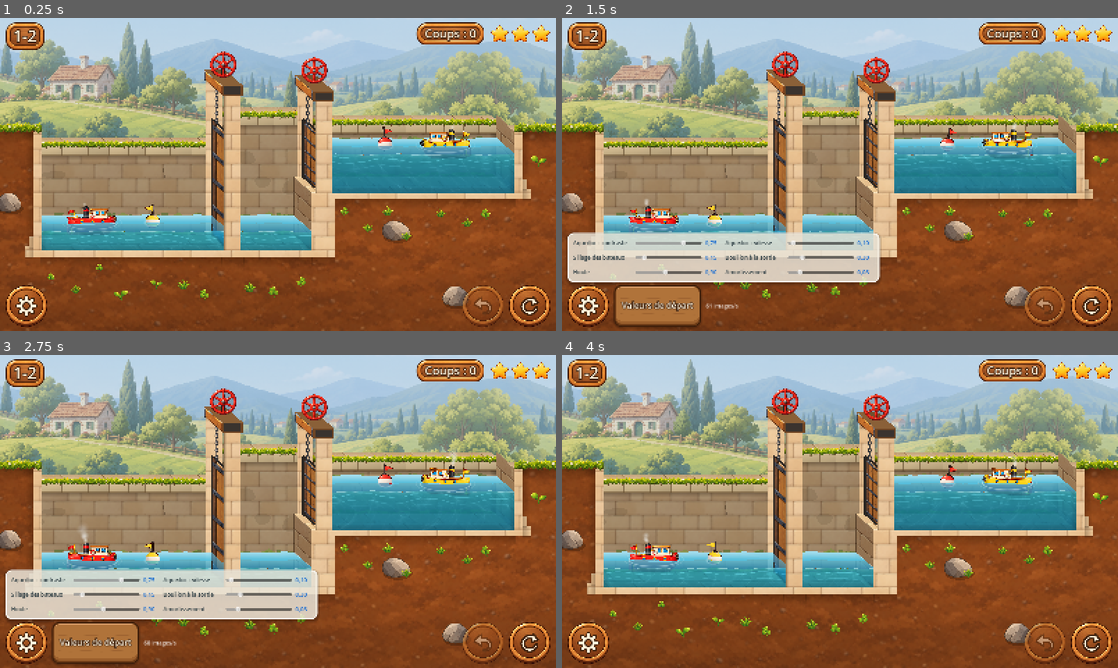
Above: before the commit, frames 1-4 (two rows, left to right).
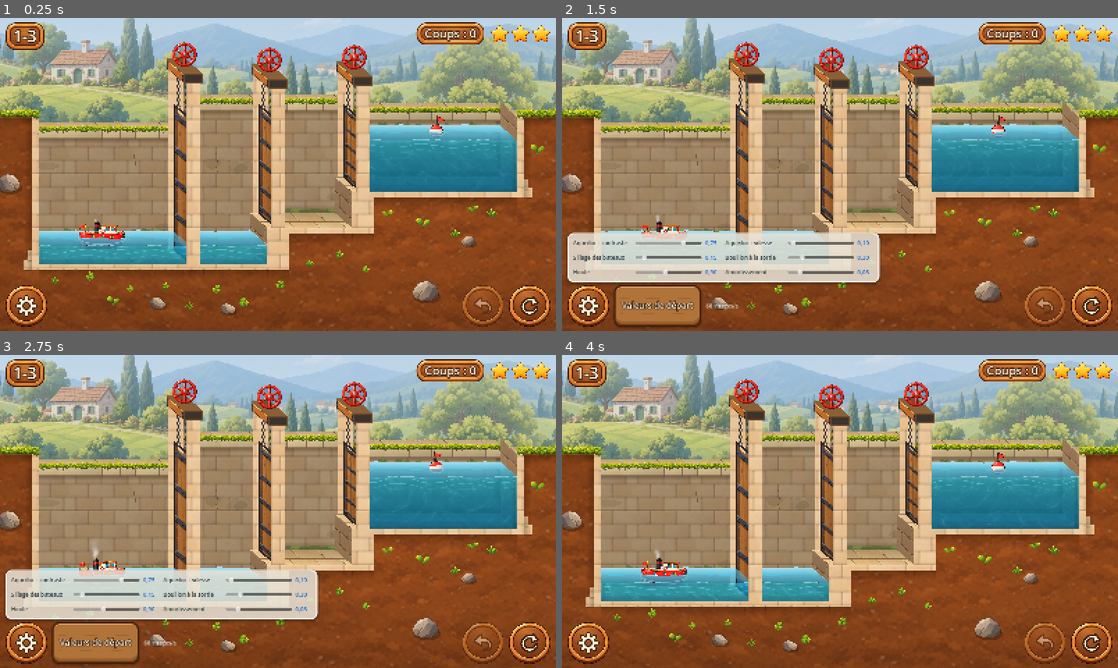
Above: after the commit, the same moments.

Repository: VincentDebaty/station
Game: Godot game, scene res://principal.tscn
Two runs of this game, one before a commit and one after it. Both use one fixed random seed, a clock stepped at 60 frames per second and the inputs below.
Inputs (mouse positions are in pixels of both pictures, inside the frame that each line leads up to):
- Up to frame 1 (0.25 s): no input
- Up to frame 2 (1.5 s): click (1090, 305) at 0.5 s; click (589, 305) at 1.25 s
- Up to frame 3 (2.75 s): click "Valeurs de départ" at 2 s
- Up to frame 4 (4 s): click (1090, 642) at 2.75 s; click (589, 642) at 3.52 s

The runs differ from the first frame. In frame 1, 49% of the frame differs, in the area x 0-100%, y 0-100%; in frame 2, 44%; in frame 3, 44%; in frame 4, 49%.

Commit message:
Le niveau 1-3 passe au doigt maintenu, comme le 1-1 et le 1-2 validés
Vincent a validé le 1-2. Le 1-3 (« L'escalier » : deux sas en marches,
trois portes, un bateau qui monte du bief aval au bief amont) prend le même
fonctionnement : portes au doigt maintenu, lentes tant que l'eau passe,
bateau qui part seul quand l'eau est posée. Pas de main : le 1-3 n'a pas de
nouvel élément à présenter. Le jeu s'ouvre sur le 1-3.

Banc : par 7 = meilleure solution, invariants verts. Oracle : 325 parties,
3418 coups rejoués à l'identique. Démo filmée au format de l'iPhone : les
trois écoulements (porte du haut dans le sas haut vide, porte du milieu
d'un sas à l'autre, dernier remplissage) ont la cascade validée au 1-2 ;
7 coups, trois étoiles.

Co-Authored-By: Claude Opus 5.5 <noreply@anthropic.com>

Diff:
--- a/prototypes/ecluses-godot/niveaux.json
+++ b/prototypes/ecluses-godot/niveaux.json
@@ -69,6 +69,7 @@
       "chapitre": 1,
       "titre": "L'escalier",
       "mode": "pas",
+      "continu": true,
       "par": 7,
       "conseil": "Le bief amont n'a pas d'eau à perdre. Ce qui coule vers l'aval ne remonte jamais.",
       "bassins": [
--- a/prototypes/ecluses-godot/principal.gd
+++ b/prototypes/ecluses-godot/principal.gd
@@ -80,7 +80,7 @@
 # Le niveau sur lequel le jeu s'ouvre : celui qu'on est en train d'essayer
 # (Vincent, 7 octobre 2026 : « quand tu déploies sur l'iPhone, tu proposes le
 # nouveau niveau à chaque fois »). À changer à chaque nouveauté.
-const NIVEAU_EN_TEST := "1-2"
+const NIVEAU_EN_TEST := "1-3"
 
 func _ready() -> void:
 	_tous = JSON.parse_string(FileAccess.get_file_as_string("res://niveaux.json"))["niveaux"]
Not shown, changed: prototypes/prototype-ecluses.html
